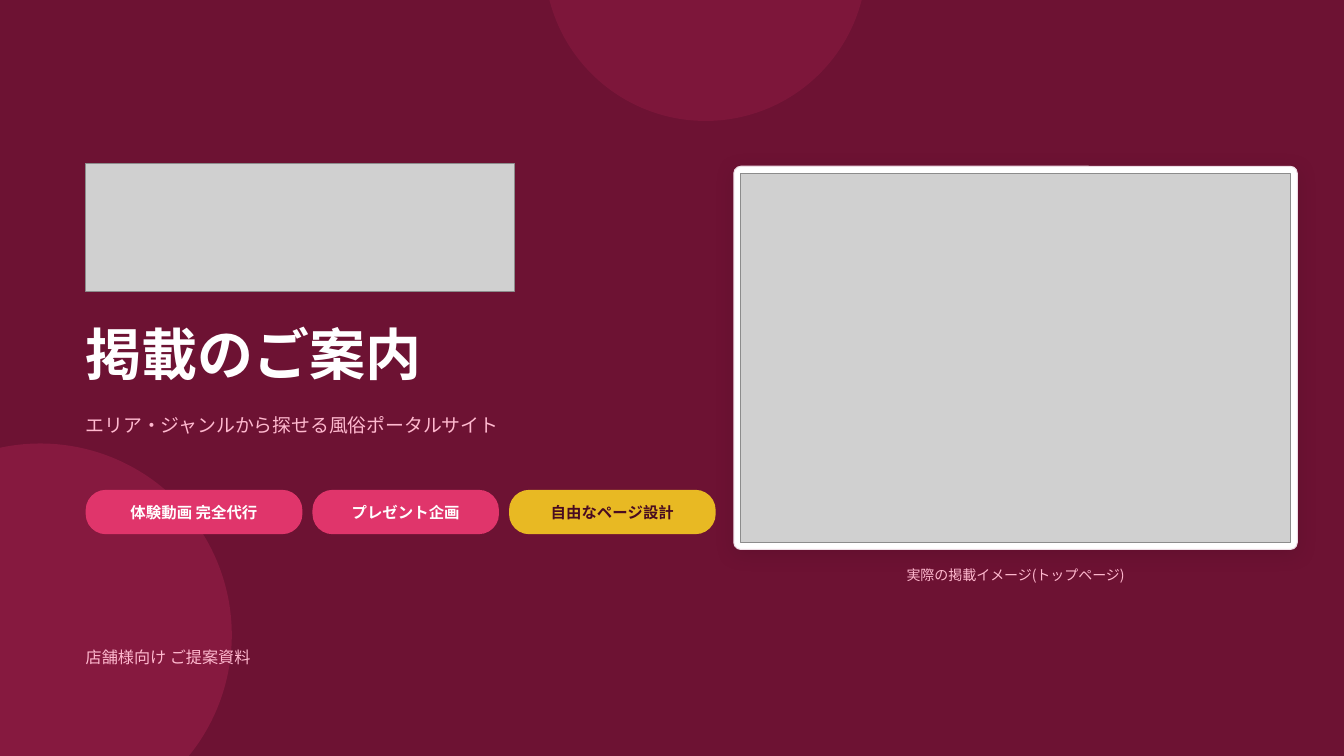
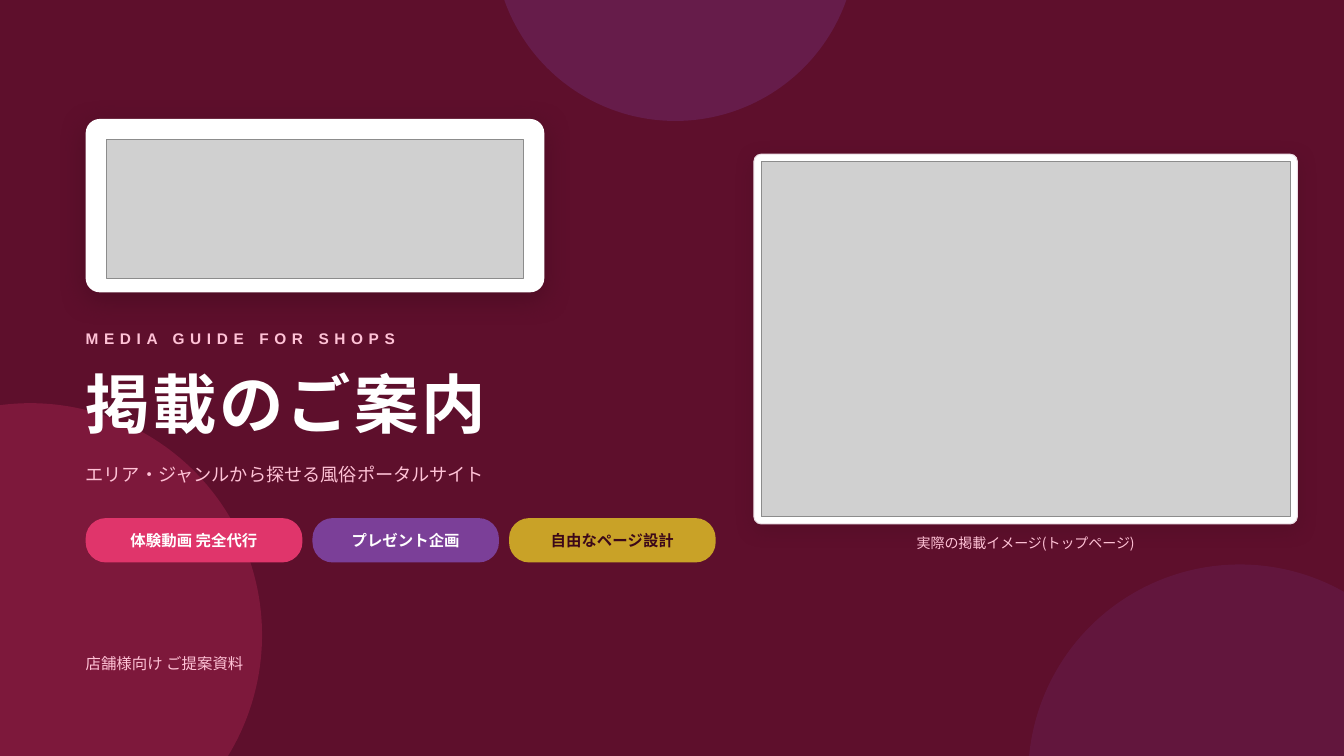
Before and after one commit to kanabun-git/ume, a slide deck: slide 1 of docs/fuzokuzero_sales_deck.pptx. Drawn at 1344x756 pixels with LibreOffice and Linux fonts; fonts in the diff are those of the drawing; grey boxes stand for pictures. Boxes give left, top, right and bottom in pixels: in the first picture for what was removed or moved away, otherwise in the second. Text is boxed around its words. In the diff, an @@ line names an element or a change of style, - is before the commit and + after.

```diff
--- a/docs/fuzokuzero_sales_deck.pptx
+++ b/docs/fuzokuzero_sales_deck.pptx
@@ background #6D1233 to #5E0F2C @@
@@ ellipse: place and size @@
-ellipse at [544, 0, 867, 121]
+ellipse at [494, 0, 857, 121]
@@ ellipse at [494, 0, 857, 121]: fill #E0356B at 14% opacity to #7B3F98 at 28% opacity @@
@@ rounded rectangle added at [86, 119, 544, 292], fill #FFFFFF @@
@@ picture: place and size @@
-picture at [86, 163, 514, 291]
+picture at [107, 139, 523, 279]
@@ rounded rectangle: place and size @@
-rounded rectangle at [734, 166, 1298, 549]
+rounded rectangle at [754, 154, 1298, 524]
@@ rounded rectangle at [754, 154, 1298, 524]: outline #EDDCE4 0.75 pt to #EBDDE4 0.75 pt; shadow changed; proportions changed @@
@@ picture: place and size @@
-picture at [741, 173, 1291, 542]
+picture at [761, 161, 1291, 517]
@@ text "掲載のご案内": place and size @@
-text "掲載のご案内" at [86, 326, 422, 380]
+text "掲載のご案内" at [86, 372, 486, 434]
@@ text "掲載のご案内" at [86, 372, 486, 434]: size 40 to 46 pt, letter spacing 0 to 2 pt @@
@@ text added at [86, 333, 395, 344], 11 pt, text #FFC2D6, bold @@
+MEDIA GUIDE FOR SHOPS
@@ ellipse: place and size @@
-ellipse at [0, 444, 232, 756]
+ellipse at [0, 403, 262, 756]
@@ ellipse at [0, 403, 262, 756]: fill #E0356B at 22% opacity to #E0356B at 24% opacity @@
@@ text "エリア・ジャンルから探せる風俗ポータルサイト": place and size @@
-text "エリア・ジャンルから探せる風俗ポータルサイト" at [86, 416, 499, 434]
+text "エリア・ジャンルから探せる風俗ポータルサイト" at [86, 465, 485, 483]
@@ text "エリア・ジャンルから探せる風俗ポータルサイト" at [86, 465, 485, 483]: size 13.5 to 13 pt, text colour #FFB9CF to #FFC2D6 @@
@@ rounded rectangle at [313, 518, 499, 563]: fill #E0356B to #7B3F98 @@
@@ 3 texts, 3 rounded rectangles: place and size @@
-3 texts, 3 rounded rectangles at [86, 490, 716, 534]
+3 texts, 3 rounded rectangles at [86, 518, 716, 563]
@@ text "自由なページ設計" at [551, 533, 674, 548]: text colour #480B21 to #3B0819 @@
@@ rounded rectangle at [509, 518, 716, 563]: fill #E8B923 to #C9A227 @@
@@ text "実際の掲載イメージ(トップページ)": place and size @@
-text "実際の掲載イメージ(トップページ)" at [907, 568, 1125, 583]
+text "実際の掲載イメージ(トップページ)" at [917, 536, 1135, 551]
@@ text "実際の掲載イメージ(トップページ)" at [917, 536, 1135, 551]: text colour #FFB9CF to #FFC2D6 @@
@@ ellipse added at [1028, 565, 1344, 756], fill #7B3F98 at 16% opacity @@
@@ text "店舗様向け ご提案資料": place and size @@
-text "店舗様向け ご提案資料" at [86, 649, 251, 665]
+text "店舗様向け ご提案資料" at [86, 656, 243, 670]
@@ text "店舗様向け ご提案資料" at [86, 656, 243, 670]: size 11.5 to 11 pt, text colour #FFB9CF to #FFC2D6 @@
```
Also in this commit, not shown: 13 other slides changed, 8 other files.
